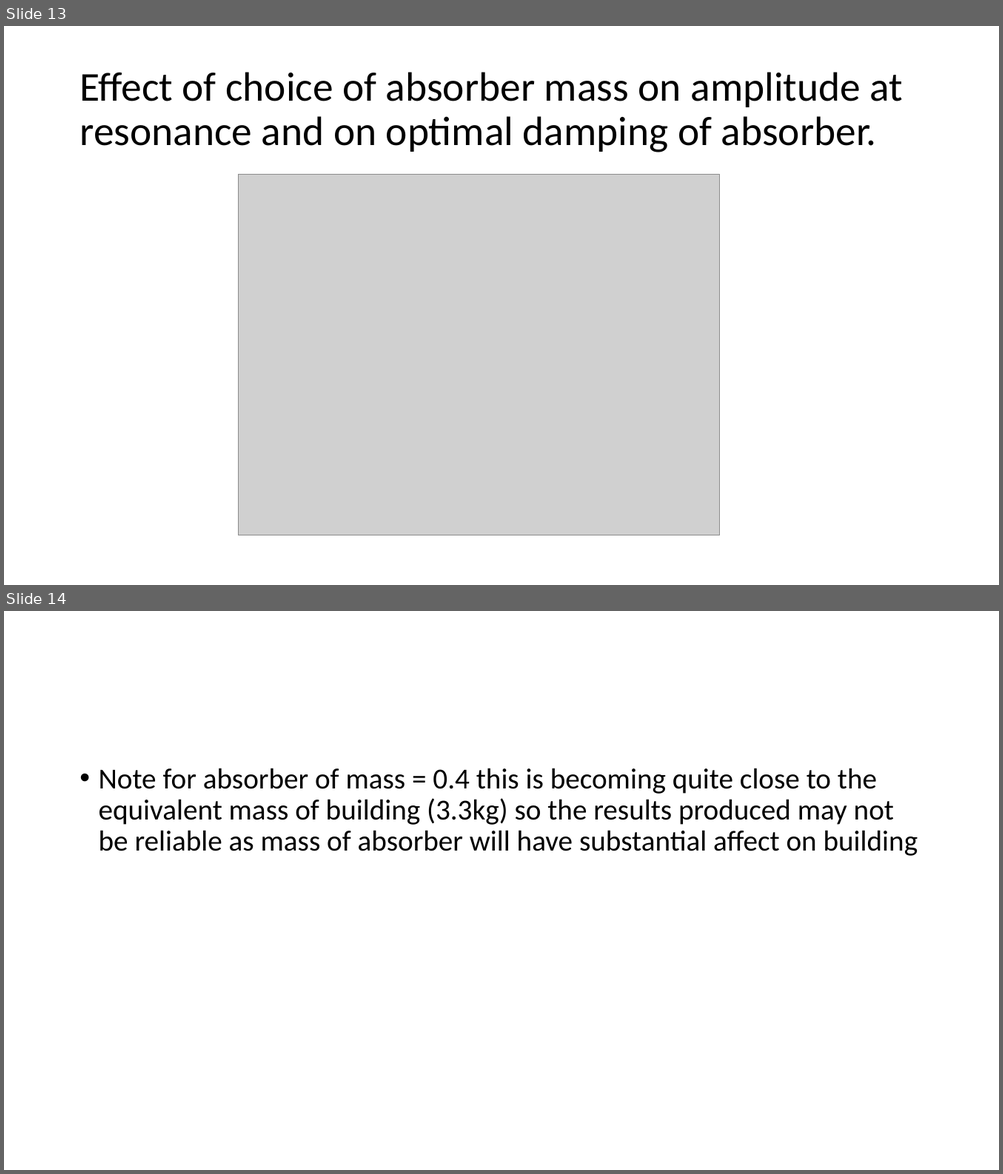
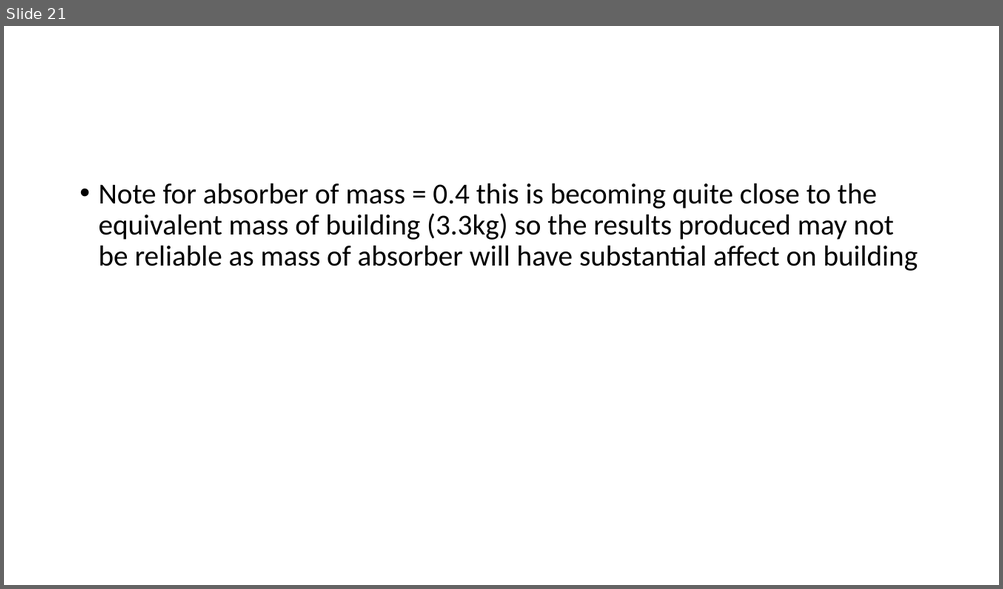
Before and after one commit to harrysarson/building-vibrations, a slide deck: Presentation.pptx. Shown one above the other, each under a label of ours: slides 13 and 14 before the commit, slide 21 after it. The pictures are 1003x1174 and 1003x589 pixels, drawn with LibreOffice and Linux fonts; fonts in the diff are those of the drawing; grey boxes stand for pictures. Boxes give left, top, right and bottom in pixels: in the first picture for what was removed or moved away, otherwise in the second. Text is boxed around its words. In the diff, an @@ line names an element or a change of style, - is before the commit and + after.

```diff
--- a/Presentation.pptx
+++ b/Presentation.pptx
@@ slide 13 removed at (4, 26, 999, 585), background #FFFFFF @@
@@ title removed at (79, 72, 903, 153) @@
-Effect of choice of absorber mass on amplitude at resonance and on optimal damping of absorber.
@@ picture removed at (239, 175, 720, 536) @@
@@ what was slide 14 is now slide 21 @@
```
Also in this commit, not shown: 1 slide changed, 11 slides added, 3 other slides removed.
